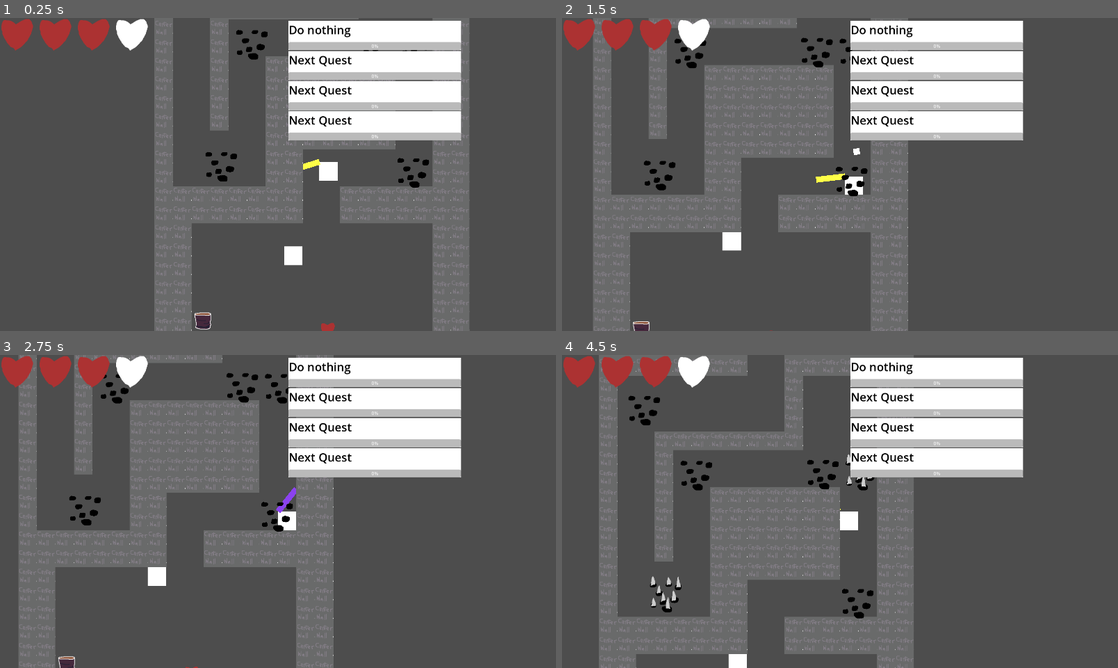
Above: before the commit, frames 1-4 (two rows, left to right).
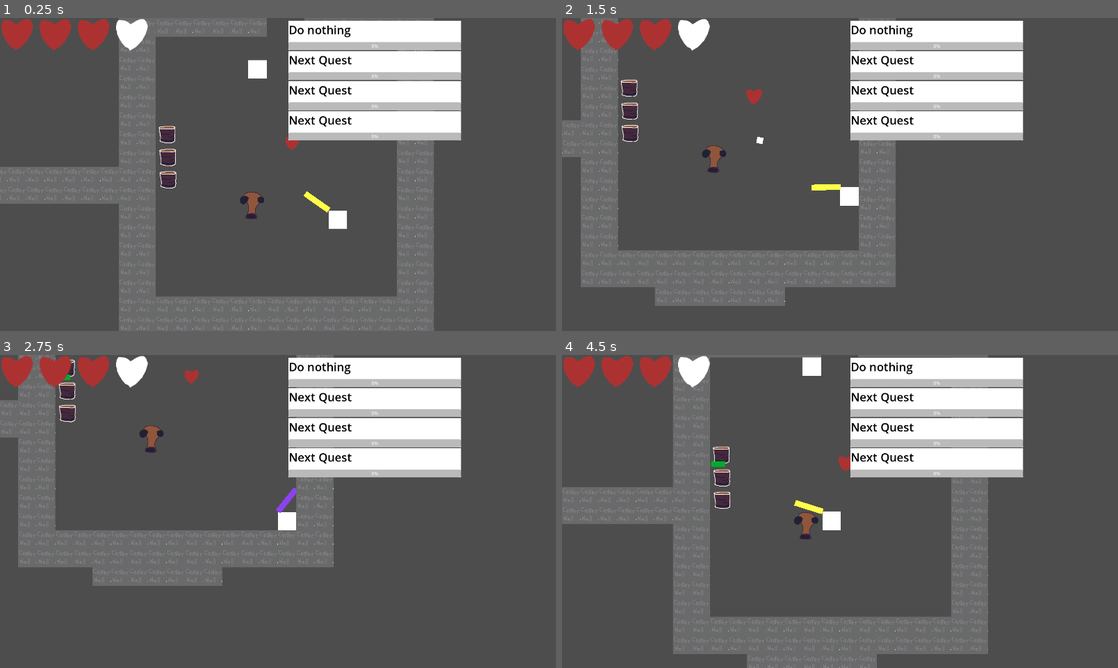
Above: after the commit, the same moments.

Repository: precup/LD51
Game: Godot game, scene res://root.tscn
Two runs of this game, one before a commit and one after it. Both use one fixed random seed, a clock stepped at 60 frames per second and the inputs below.
Inputs (mouse positions are in pixels of both pictures, inside the frame that each line leads up to):
- Up to frame 1 (0.25 s): no input
- Up to frame 2 (1.5 s): move the mouse to (962, 158) at 0.52 s; hold D (right) 0.53-1.28 s; tap Mouse wheel up (change_gun) at 0.6, 1.35 s; click (962, 158) at 0.67 s; move the mouse to (728, 190) at 1.27 s; hold S (down) from 1.28 s (still down)
- Up to frame 3 (2.75 s): move the mouse to (333, 442) at 2.02 s; release S (down) at 2.03 s; hold D (right) from 2.03 s (still down); tap Mouse wheel up (change_gun) at 2.1 s
- Up to frame 4 (4.5 s): move the mouse to (812, 574) at 2.77 s; release D (right) at 2.78 s; hold W (up) 2.78-3.53 s; tap Mouse wheel up (change_gun) at 2.85, 3.6, 4.35 s; click (812, 574) at 2.92 s; move the mouse to (1006, 558) at 3.52 s; hold A (left) from 3.53 s (still down); move the mouse to (673, 464) at 4.27 s

The runs differ from the first frame. In frame 1, 34% of the frame differs, in the area x 0-85%, y 0-100%; in frame 2, 28%; in frame 3, 19%; in frame 4, 33%.

Commit message:
restructure some of root.tscn to be inside the (eventual) level scene

Diff:
--- /dev/null
+++ b/cannon.gd
@@ -0,0 +1,9 @@
+extends StaticBody2D
+
+func _ready():
+  $base_enemy._max_health = 4
+  $base_enemy._health = 4
+  $base_enemy._item_drop_type = "trash"
+
+func _process(delta):
+  pass
--- /dev/null
+++ b/cannon.tscn
@@ -0,0 +1,44 @@
+[gd_scene load_steps=8 format=3 uid="uid://d0hwx6l3xfuns"]
+
+[ext_resource type="Script" path="res://cannon.gd" id="1_nmwsw"]
+[ext_resource type="Texture2D" uid="uid://skefo6a6g5yc" path="res://assets/cannon.png" id="2_ht6dd"]
+[ext_resource type="Script" path="res://base_enemy.gd" id="3_xh8jx"]
+[ext_resource type="PackedScene" uid="uid://k3xhl0u2v0og" path="res://health_bar.tscn" id="4_f85wm"]
+
+[sub_resource type="Shader" id="Shader_0m0ln"]
+code = "shader_type canvas_item;
+
+uniform vec4 solid_color: source_color;
+
+void fragment() {
+    vec4 texture_color = texture(TEXTURE, UV);
+    COLOR = vec4(mix(texture_color.rgb, solid_color.rgb, solid_color.a), texture_color.a);
+}
+"
+
+[sub_resource type="ShaderMaterial" id="ShaderMaterial_qh18e"]
+resource_local_to_scene = true
+shader = SubResource("Shader_0m0ln")
+shader_parameter/solid_color = Color(0, 0, 0, 0)
+
+[sub_resource type="RectangleShape2D" id="RectangleShape2D_gjycc"]
+size = Vector2(58, 62)
+
+[node name="cannon" type="StaticBody2D" groups=["destructible"]]
+collision_layer = 48
+script = ExtResource("1_nmwsw")
+
+[node name="graphic" type="Sprite2D" parent="."]
+material = SubResource("ShaderMaterial_qh18e")
+position = Vector2(31, 31)
+texture = ExtResource("2_ht6dd")
+
+[node name="shape" type="CollisionShape2D" parent="."]
+visible = false
+position = Vector2(29, 32)
+shape = SubResource("RectangleShape2D_gjycc")
+
+[node name="base_enemy" type="Node2D" parent="."]
+script = ExtResource("3_xh8jx")
+
+[node name="health_bar" parent="." instance=ExtResource("4_f85wm")]
--- a/root.tscn
+++ b/root.tscn
@@ -10,6 +10,7 @@
 [ext_resource type="PackedScene" uid="uid://c4serf2rxddc2" path="res://spike_trap.tscn" id="10_b02l4"]
 [ext_resource type="PackedScene" uid="uid://ng0827xsmr1q" path="res://quest_manager.tscn" id="10_l83fa"]
 [ext_resource type="Script" path="res://references.gd" id="11_8w57x"]
+[ext_resource type="PackedScene" uid="uid://d0hwx6l3xfuns" path="res://cannon.tscn" id="11_je3km"]
 
 [sub_resource type="TileSetAtlasSource" id="TileSetAtlasSource_wx7vc"]
 texture = ExtResource("5_gi3ks")
@@ -313,11 +314,8 @@
 [node name="root" type="Node2D"]
 
 [node name="player" parent="." node_paths=PackedStringArray("PROJECTILE_NODE") instance=ExtResource("1_3xk4e")]
-position = Vector2(697, -212)
+position = Vector2(852, 598)
 PROJECTILE_NODE = NodePath("../projectiles")
-
-[node name="enemy" parent="." instance=ExtResource("4_ltobp")]
-position = Vector2(575, 104)
 
 [node name="camera" type="Camera2D" parent="."]
 current = true
@@ -326,15 +324,6 @@
 [node name="projectiles" type="Node2D" parent="."]
 
 [node name="ui" parent="." instance=ExtResource("5_e1kqk")]
-
-[node name="barrel" parent="." instance=ExtResource("8_b3h3m")]
-position = Vector2(264, 304)
-
-[node name="barrel2" parent="." instance=ExtResource("8_b3h3m")]
-position = Vector2(266, 383)
-
-[node name="barrel3" parent="." instance=ExtResource("8_b3h3m")]
-position = Vector2(267, 460)
 
 [node name="heart_pickup" parent="." instance=ExtResource("9_gl1f0")]
 position = Vector2(720, 376)
@@ -374,3 +363,18 @@
 
 [node name="spike_trap5" parent="level_1/doodads" instance=ExtResource("10_b02l4")]
 position = Vector2(216, -916)
+
+[node name="cannon" parent="level_1/doodads" instance=ExtResource("11_je3km")]
+position = Vector2(557, 557)
+
+[node name="enemy" parent="level_1/doodads" instance=ExtResource("4_ltobp")]
+position = Vector2(575, 104)
+
+[node name="barrel" parent="level_1/doodads" instance=ExtResource("8_b3h3m")]
+position = Vector2(264, 304)
+
+[node name="barrel2" parent="level_1/doodads" instance=ExtResource("8_b3h3m")]
+position = Vector2(266, 383)
+
+[node name="barrel3" parent="level_1/doodads" instance=ExtResource("8_b3h3m")]
+position = Vector2(267, 460)
Binary file added: assets/cannon.aseprite
Binary file added: assets/cannon.png
Not shown, added: assets/cannon.png.import
Not shown: 1 places in root.tscn that only renumber resources
